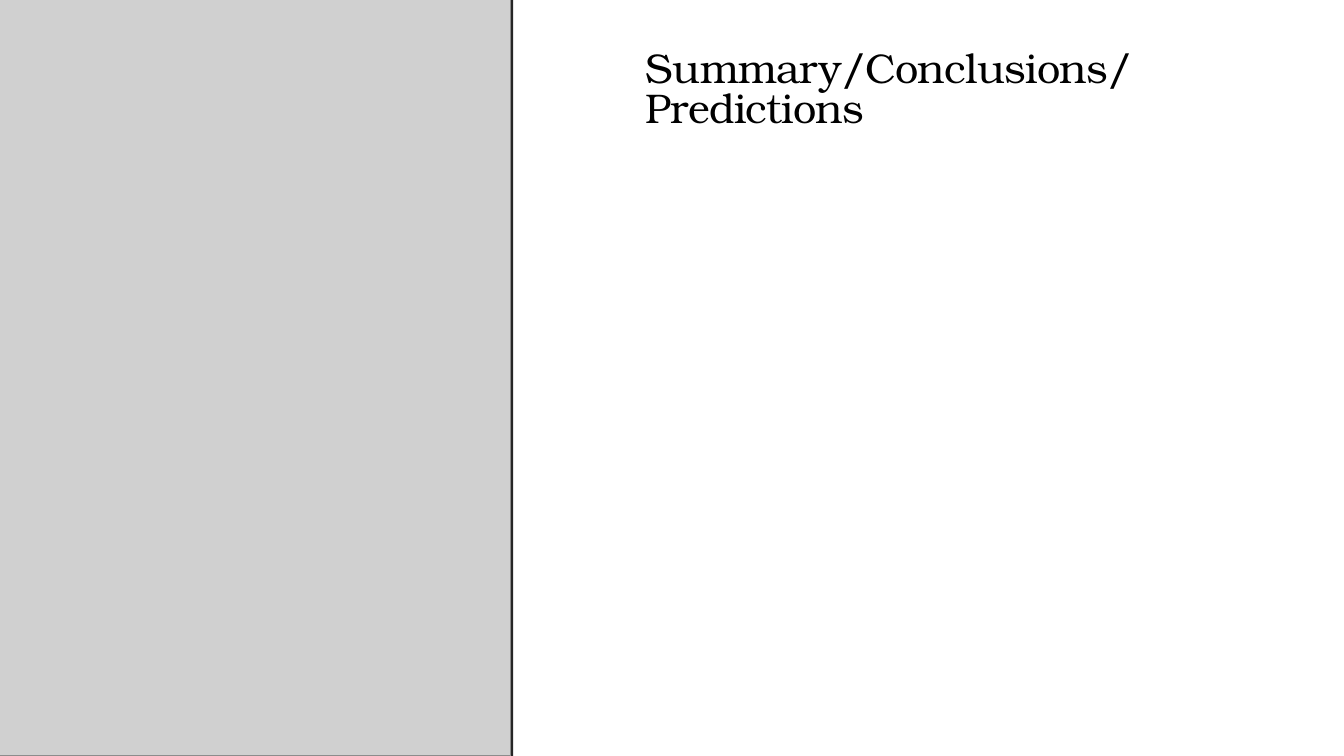
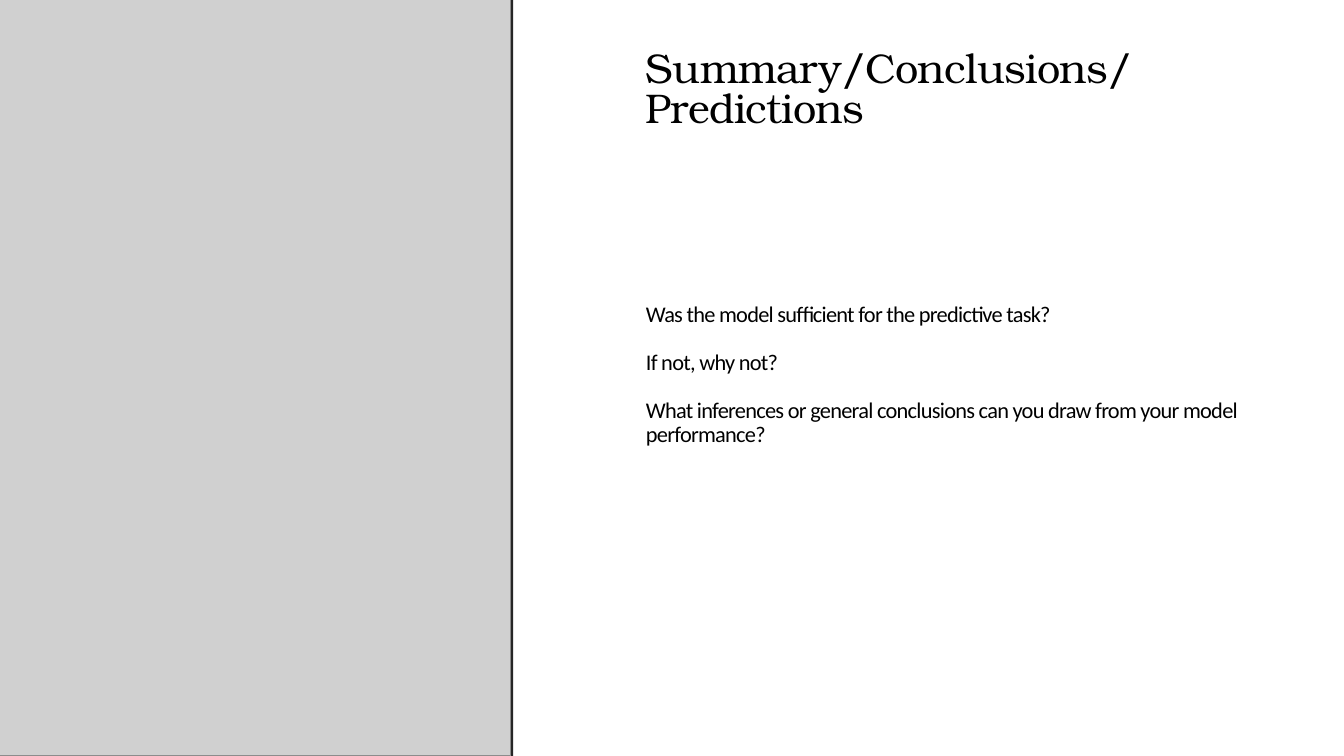
Before and after one commit to you915/Sentiment-Analysis-of-Twitter-Data-for-predicting-Apple-stock-price, a slide deck: slide 8 of Project 2 - Group 4.pptx. Drawn at 1344x756 pixels with LibreOffice and Linux fonts; fonts in the diff are those of the drawing; grey boxes stand for pictures. Boxes give left, top, right and bottom in pixels: in the first picture for what was removed or moved away, otherwise in the second. Text is boxed around its words. In the diff, an @@ line names an element or a change of style, - is before the commit and + after.

Commit message:
updated XG Boost model

```diff
--- a/Project 2 - Group 4.pptx
+++ b/Project 2 - Group 4.pptx
@@ text added at (646, 306, 1238, 446), 16 pt, text #000000 @@
+Was the model sufficient for the predictive task?
+If not, why not?
+What inferences or general conclusions can you draw from your model performance?
```
Also in this commit, not shown: 1 other slide changed, 3 slides added, 2 slides removed, 1 other file.
